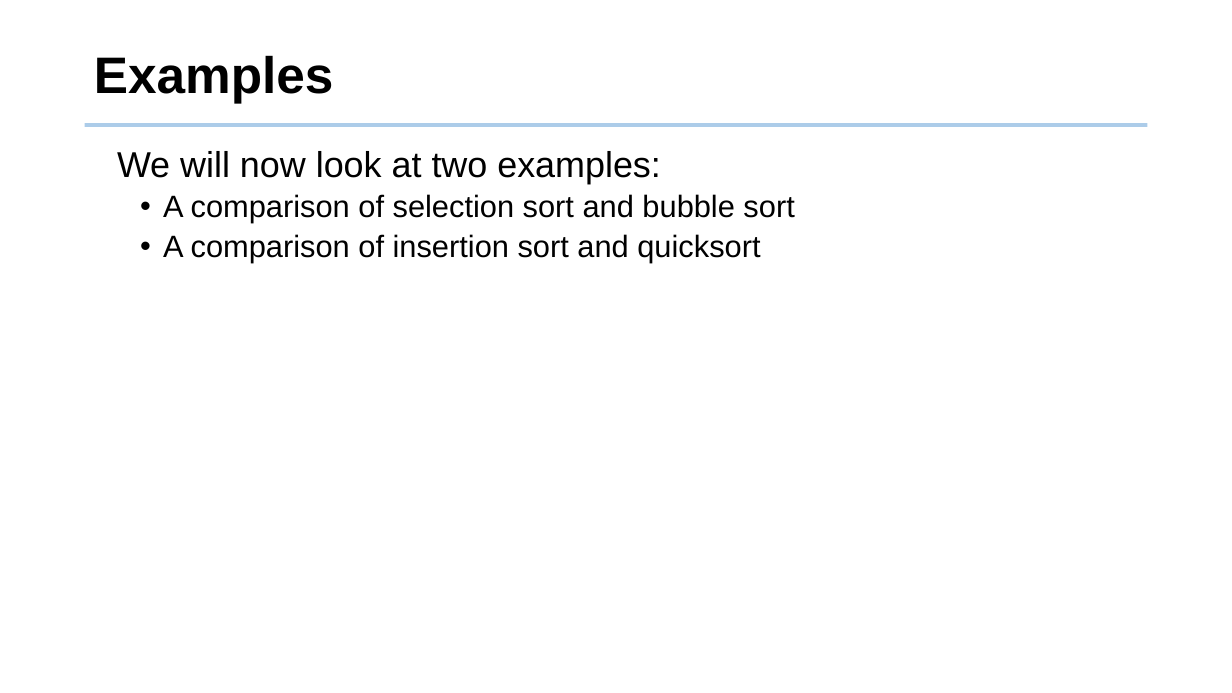
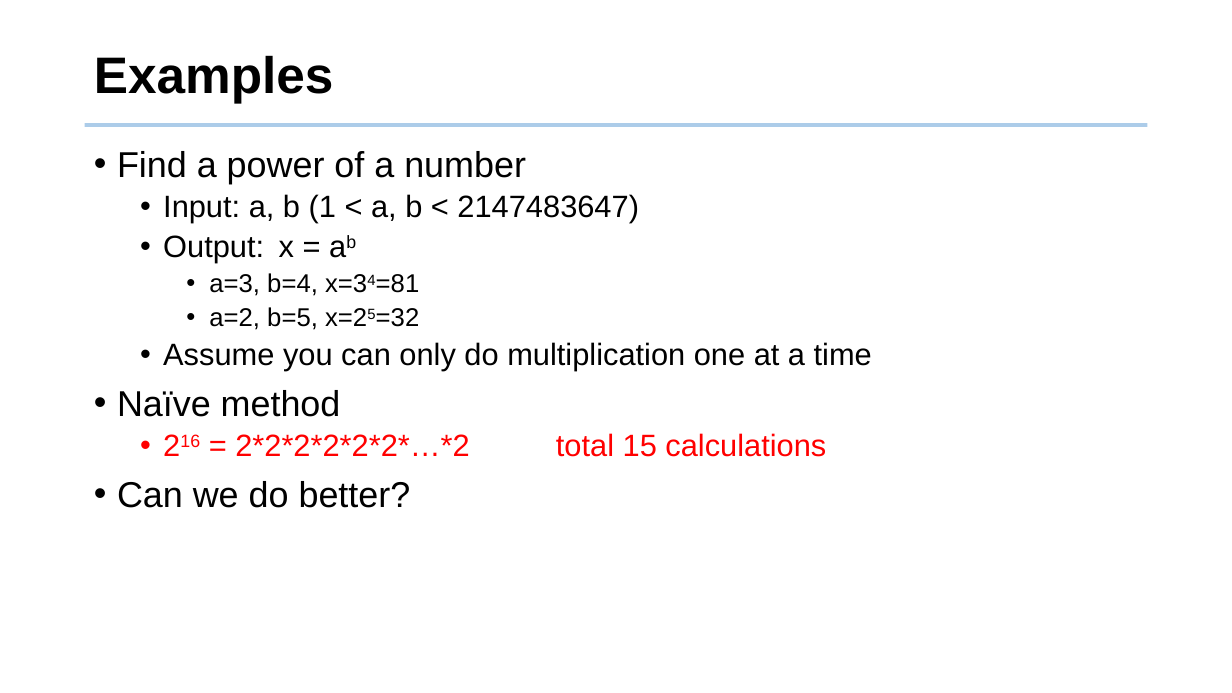
Before and after one commit to tsung-wei-huang/cs2420, a slide deck: slide 16 of slides/asymptotic_analysis.pptx. Drawn at 1232x693 pixels with LibreOffice and Linux fonts; fonts in the diff are those of the drawing; background and template pictures are left out. Boxes give left, top, right and bottom in pixels: in the first picture for what was removed or moved away, otherwise in the second. Text is boxed around its words. In the diff, an @@ line names an element or a change of style, - is before the commit and + after.

```diff
--- a/slides/asymptotic_analysis.pptx
+++ b/slides/asymptotic_analysis.pptx
@@ text at (x1=117, y1=151, x2=872, y2=508): text changed @@
-We will now look at two examples:
-  • A comparison of selection sort and bubble sort
-  • A comparison of insertion sort and quicksort
+• Find a power of a number
+  • Input: a, b (1 < a, b < 2147483647)
+  • Output: x = ab
+    • a=3, b=4, x=34=81
+    • a=2, b=5, x=25=32
+  • Assume you can only do multiplication one at a time
+• Naïve method
+  • 216 = 2*2*2*2*2*2*…*2 total 15 calculations
+• Can we do better?
```
Also in this commit, not shown: 8 other slides changed, 4 slides added, 2 other files.
